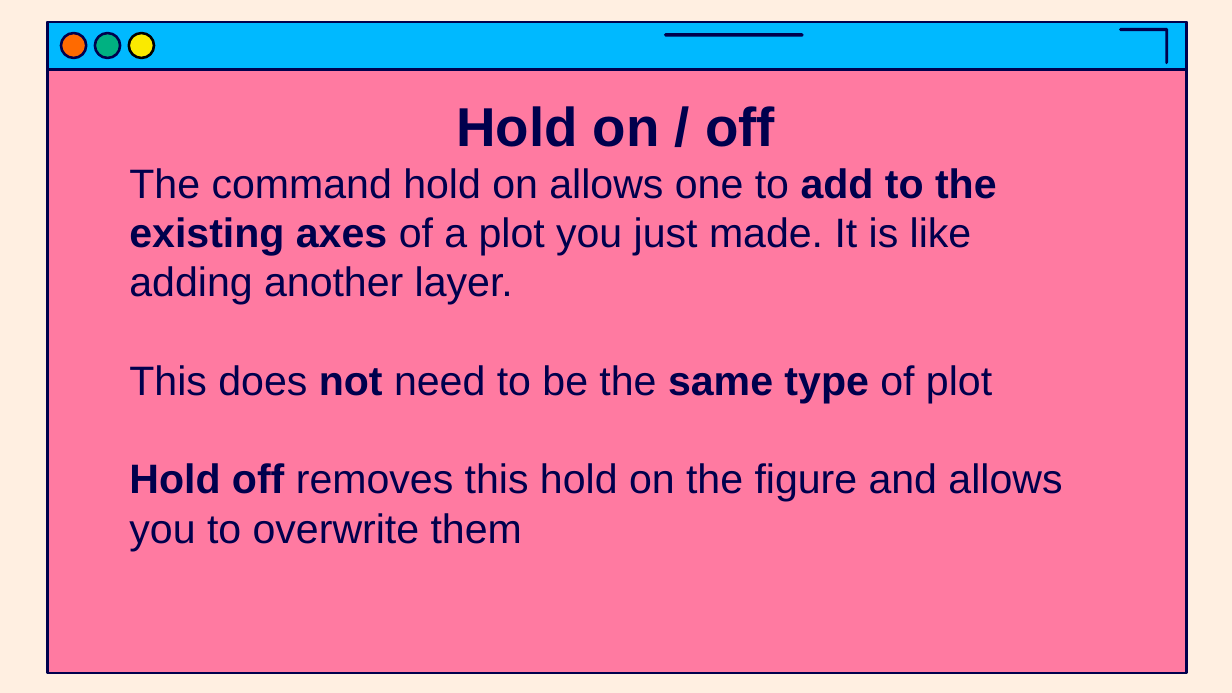
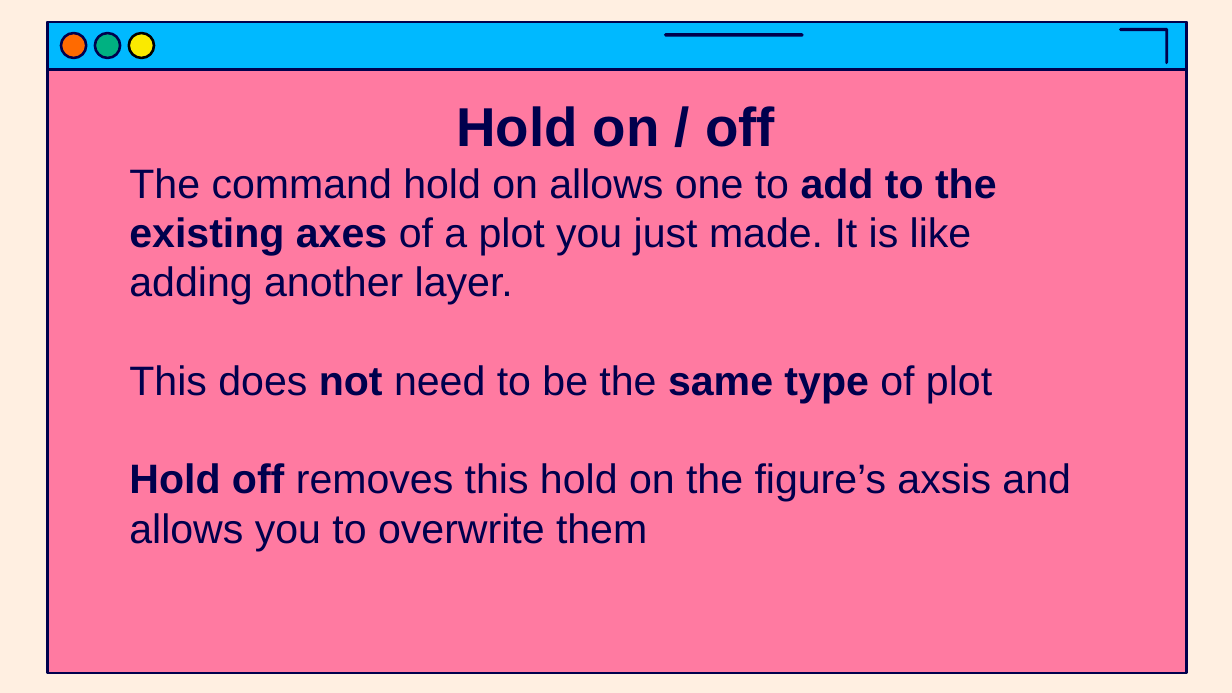
Before and after one commit to jasondsc/MATDRAB2MATFAB, a slide deck: slide 18 of slides/MATLAB_class_4.pptx (slide 19 before the commit). Drawn at 1232x693 pixels with LibreOffice and Linux fonts; fonts in the diff are those of the drawing. Boxes give left, top, right and bottom in pixels: in the first picture for what was removed or moved away, otherwise in the second. Text is boxed around its words. In the diff, an @@ line names an element or a change of style, - is before the commit and + after.

```diff
--- a/slides/MATLAB_class_4.pptx
+++ b/slides/MATLAB_class_4.pptx
@@ text at (x1=129, y1=463, x2=1070, y2=551): text changed @@
-Hold off removes this hold on the figure and allows you to overwrite them
+Hold off removes this hold on the figure’s axsis and allows you to overwrite them
```
Also in this commit, not shown: 6 other slides changed, 1 slide removed, 2 other files.
